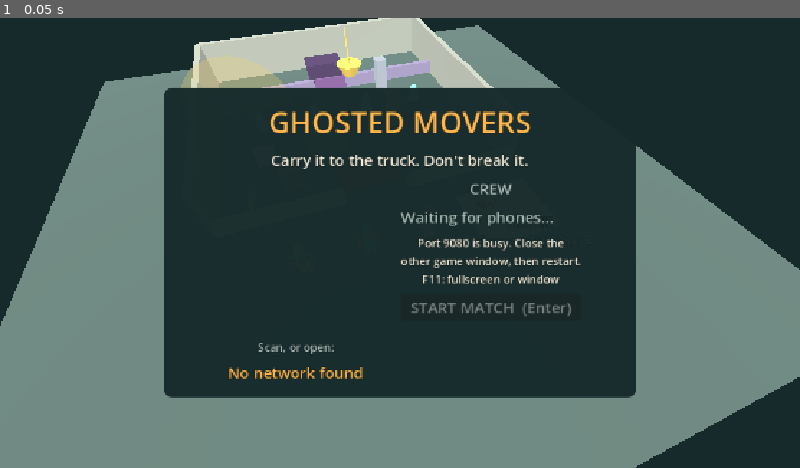
Above: before the commit, frame 1.
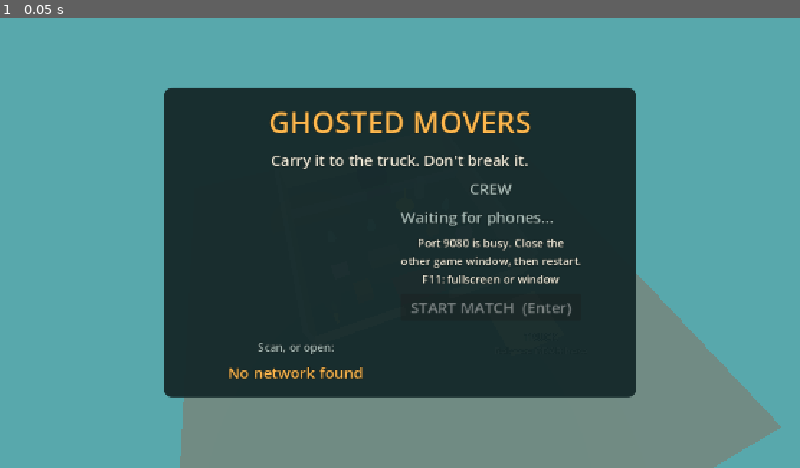
Above: after the commit, the same moment.

Repository: AtharvK-28/GameDevHack
Game: Godot game, scene res://Main.tscn
Two runs of this game, one before a commit and one after it. Both use one fixed random seed, a clock stepped at 60 frames per second and the inputs below.
Inputs:
- Up to frame 1 (0.05 s): no input

The runs differ from the first frame. In frame 1, 47% of the frame differs, in the area x 0-100%, y 0-100%.

Commit message:
Give the wisp the ghost model; hide unjoined movers in the lobby
The ghost model sits inside the wisp's body, so possession still hides
it. It animates moving, emerging, being exorcised and casting; gameplay
is unchanged. Bloom is on for its glow. Source files are in
assets/source/ghost/. The lobby no longer shows the four empty movers.

Diff:
--- /dev/null
+++ b/actors/ghost_model.gd
@@ -0,0 +1,245 @@
+class_name GhostModel
+extends Node3D
+## Drives an instanced ghost.glb: animations, face expressions (blend shapes),
+## the glowing body and aura shaders, the spec's 25–45% opacity shimmer and a trailing-particle wisp.
+## Put this on a Node3D inside GhostWisp.tscn and instance ghost.glb as its child.
+
+const ANIM_PREFIX := "ghost_"
+const LOOPING: Array[String] = ["idle", "move", "laugh", "stunned"]
+const EXPRESSIONS: Array[StringName] = [&"Laugh", &"Grin", &"Squint", &"Stunned"]
+const BODY_MATERIAL := "Ghost_Body"
+const AURA_MATERIAL := "Ghost_Aura"
+const MOVE_THRESHOLD := 0.3
+## Wisp speed (m/s) at which "move" plays at 1.0x. The spec's wisp moves at 7 m/s.
+const MOVE_ANIM_SPEED := 7.0
+const BLEND_TIME := 0.15
+## Where the trail emits from, near the tail tip (model space).
+const TRAIL_OFFSET := Vector3(0.45, -0.45, 0.0)
+
+@export var body_shader: Shader = preload("res://assets/shaders/ghost_body.gdshader")
+@export var aura_shader: Shader = preload("res://assets/shaders/ghost_aura.gdshader")
+## Overall tint for the glow: body core, rim and aura.
+@export var glow_colour := Color(0.4, 0.8, 1.0):
+	set(value):
+		glow_colour = value
+		_apply_glow_colour()
+@export_range(0.0, 1.0) var opacity_min := 0.25
+@export_range(0.0, 1.0) var opacity_max := 0.45
+## Shimmer cycles per second.
+@export var shimmer_speed := 1.2
+## How fast faces blend between expressions (per second).
+@export var expression_speed := 8.0
+@export var trail_enabled := true
+
+var _player: AnimationPlayer
+var _mesh: MeshInstance3D
+var _body_material: ShaderMaterial
+var _aura_material: ShaderMaterial
+var _trail: CPUParticles3D
+var _names := {}  # base name ("idle") -> imported animation name
+var _expression: StringName = &""
+var _action := ""
+var _action_timer := 0.0
+var _pending_stun := 0.0
+var _time := 0.0
+
+
+func _ready() -> void:
+	_player = find_children("*", "AnimationPlayer", true, false)[0]
+	_mesh = find_children("*", "MeshInstance3D", true, false)[0]
+	for anim_name in _player.get_animation_list():
+		var base := anim_name.trim_prefix(ANIM_PREFIX).trim_suffix("-loop").trim_suffix("_loop")
+		_names[base] = anim_name
+		if base in LOOPING:
+			_player.get_animation(anim_name).loop_mode = Animation.LOOP_LINEAR
+	_player.animation_finished.connect(_on_animation_finished)
+	_setup_materials()
+	if trail_enabled:
+		_make_trail()
+	_play("idle")
+
+
+func _process(delta: float) -> void:
+	_time += delta
+	if _body_material:
+		var wave := 0.5 + 0.5 * sin(_time * TAU * shimmer_speed) * cos(_time * TAU * shimmer_speed * 0.37)
+		_body_material.set_shader_parameter(&"opacity", lerpf(opacity_min, opacity_max, wave))
+	for shape in EXPRESSIONS:
+		var index := _mesh.find_blend_shape_by_name(shape)
+		if index < 0:
+			continue
+		var target := 1.0 if shape == _expression else 0.0
+		var value := _mesh.get_blend_shape_value(index)
+		_mesh.set_blend_shape_value(index, move_toward(value, target, expression_speed * delta))
+	if _action_timer > 0.0:
+		_action_timer -= delta
+		if _action_timer <= 0.0:
+			_end_action()
+
+
+#region Continuous state
+## Call every frame from the wisp while it is free (not possessing).
+func update_motion(velocity: Vector3, delta: float) -> void:
+	if _action != "" or not visible:
+		return
+	var flat := Vector3(velocity.x, 0.0, velocity.z)
+	var speed := flat.length()
+	if speed > MOVE_THRESHOLD:
+		rotation.y = lerp_angle(rotation.y, atan2(flat.x, flat.z), 1.0 - exp(-10.0 * delta))
+		_play("move", clampf(speed / MOVE_ANIM_SPEED, 0.6, 1.6))
+		_expression = &"Grin"
+	else:
+		_play("idle")
+		_expression = &""
+
+
+func is_busy() -> bool:
+	return _action != ""
+#endregion
+
+
+#region Ghost actions
+## Dives into the prop (0.5 s), then hides. Show again with play_emerge() or play_exorcised().
+func play_possess() -> void:
+	_start_action("possess", &"Squint")
+
+
+## Leaving a prop: pops out with an overshoot (0.5 s).
+func play_emerge() -> void:
+	visible = true
+	_start_action("emerge", &"Grin")
+
+
+## Haunting, Curse or a prop action button (0.8 s).
+func play_cast() -> void:
+	_start_action("cast", &"Grin")
+
+
+## Cackle, e.g. after something shatters.
+func play_laugh(seconds := 1.5) -> void:
+	_start_action("laugh", &"Laugh", seconds)
+
+
+## Waves a claw at the movers (1 s).
+func play_taunt() -> void:
+	_start_action("taunt", &"Grin")
+
+
+## Flashlight exorcism: blasted out of the prop (0.6 s), then dizzy until stun_seconds have passed.
+func play_exorcised(stun_seconds := 1.0) -> void:
+	visible = true
+	_pending_stun = maxf(stun_seconds - _length("ejected"), 0.1)
+	_start_action("ejected", &"Stunned")
+#endregion
+
+
+func _start_action(base: String, expression: StringName, seconds := 0.0) -> void:
+	if not _names.has(base):
+		return
+	_action = base
+	_expression = expression
+	_action_timer = seconds
+	_player.speed_scale = 1.0
+	if _player.current_animation == _names[base]:
+		_player.stop()
+	_player.play(_names[base], BLEND_TIME)
+	if _trail:
+		_trail.emitting = base != "possess"
+
+
+func _end_action() -> void:
+	_action = ""
+	_action_timer = 0.0
+	_expression = &""
+	_play("idle")
+
+
+func _on_animation_finished(_anim_name: StringName) -> void:
+	match _action:
+		"possess":
+			_action = ""
+			visible = false
+		"ejected":
+			_start_action("stunned", &"Stunned", _pending_stun)
+		"":
+			pass
+		_:
+			if _action_timer <= 0.0:
+				_end_action()
+
+
+func _play(base: String, speed_scale := 1.0) -> void:
+	var anim_name: String = _names.get(base, "")
+	if anim_name == "":
+		return
+	if _player.current_animation != anim_name:
+		_player.play(anim_name, BLEND_TIME)
+	_player.speed_scale = speed_scale
+	if _trail:
+		_trail.emitting = true
+
+
+func _length(base: String) -> float:
+	return _player.get_animation(_names[base]).length if _names.has(base) else 0.0
+
+
+## Swaps the imported body and aura materials for the glow shaders.
+func _setup_materials() -> void:
+	for i in _mesh.mesh.get_surface_count():
+		var source := _mesh.mesh.surface_get_material(i)
+		if source == null:
+			continue
+		if source.resource_name == BODY_MATERIAL:
+			_body_material = ShaderMaterial.new()
+			_body_material.shader = body_shader
+			_mesh.set_surface_override_material(i, _body_material)
+		elif source.resource_name == AURA_MATERIAL:
+			_aura_material = ShaderMaterial.new()
+			_aura_material.shader = aura_shader
+			_mesh.set_surface_override_material(i, _aura_material)
+	_apply_glow_colour()
+
+
+func _apply_glow_colour() -> void:
+	if _body_material:
+		_body_material.set_shader_parameter(&"core_colour", glow_colour.darkened(0.1))
+		_body_material.set_shader_parameter(&"rim_colour", glow_colour.lerp(Color.WHITE, 0.6))
+	if _aura_material:
+		_aura_material.set_shader_parameter(&"glow_colour", glow_colour)
+
+
+func _make_trail() -> void:
+	_trail = CPUParticles3D.new()
+	_trail.amount = 24
+	_trail.lifetime = 0.8
+	_trail.local_coords = false
+	_trail.position = TRAIL_OFFSET
+	_trail.emission_shape = CPUParticles3D.EMISSION_SHAPE_SPHERE
+	_trail.emission_sphere_radius = 0.15
+	_trail.direction = Vector3.DOWN
+	_trail.spread = 35.0
+	_trail.initial_velocity_min = 0.1
+	_trail.initial_velocity_max = 0.3
+	_trail.gravity = Vector3(0.0, 0.25, 0.0)
+	_trail.scale_amount_min = 0.6
+	var shrink := Curve.new()
+	shrink.add_point(Vector2(0.0, 1.0))
+	shrink.add_point(Vector2(1.0, 0.0))
+	_trail.scale_amount_curve = shrink
+	var fade := Gradient.new()
+	fade.set_color(0, Color(0.7, 0.95, 1.0, 0.6))
+	fade.set_color(1, Color(0.6, 0.5, 1.0, 0.0))
+	_trail.color_ramp = fade
+	var material := StandardMaterial3D.new()
+	material.shading_mode = BaseMaterial3D.SHADING_MODE_UNSHADED
+	material.transparency = BaseMaterial3D.TRANSPARENCY_ALPHA
+	material.blend_mode = BaseMaterial3D.BLEND_MODE_ADD
+	material.vertex_color_use_as_albedo = true
+	var sphere := SphereMesh.new()
+	sphere.radius = 0.05
+	sphere.height = 0.1
+	sphere.radial_segments = 8
+	sphere.rings = 4
+	sphere.material = material
+	_trail.mesh = sphere
+	add_child(_trail)
--- a/actors/ghost_wisp.gd
+++ b/actors/ghost_wisp.gd
@@ -15,7 +15,8 @@
 var lockout_left: float = 0.0
 var hauntings: Array[Haunting] = []
 var shimmer_time: float = 0.0
-var body_mesh := MeshInstance3D.new()
+var body_mesh := MeshInstance3D.new() # Holds the ghost model; hidden while possessing.
+var model: GhostModel
 var material := StandardMaterial3D.new()
 var demo_rules: bool = false # Archived harnesses retain all five furniture actions and slime.
 var mover_count: int = 1
@@ -134,6 +135,7 @@
 	position = Vector3(at.x, Balance.WISP_HEIGHT, at.z)
 	_clamp_to_bounds()
 	body_mesh.show()
+	model.play_emerge()
 
 
 func exorcised_from(prop: Possessable) -> void:
@@ -142,6 +144,7 @@
 	leave()
 	freeze_left = Balance.EXORCISE_FREEZE
 	lockout_left = Balance.POSSESS_LOCKOUT
+	model.play_exorcised(Balance.EXORCISE_FREEZE)
 	print("Ghost exorcised: frozen for %.0f s, no possessing for %.0f s" % [Balance.EXORCISE_FREEZE, Balance.POSSESS_LOCKOUT])
 	exorcised.emit(slot)
 
@@ -192,6 +195,7 @@
 		return
 	energy -= hauntings[index].cost
 	hauntings[index].trigger(self)
+	model.play_cast()
 	if demo_rules:
 		shared_lock_left = Balance.HAUNT_SHARED_LOCK
 
@@ -227,6 +231,7 @@
 		return
 	energy -= Balance.CURSE_COST
 	curse_target.curse()
+	model.play_cast()
 	curse_cooldown_left = Balance.CURSE_COOLDOWN
 	shared_lock_left = Balance.HAUNT_SHARED_LOCK
 	_update_curse_target()
@@ -303,6 +308,8 @@
 	var colour: Color = Balance.WISP_FROZEN_COLOUR if is_frozen() else Balance.WISP_COLOUR
 	material.albedo_color = Color(colour, lerpf(Balance.WISP_ALPHA_MIN, Balance.WISP_ALPHA_MAX, 0.5 + 0.5 * wave))
 	body_mesh.position.y = wave * Balance.WISP_BOB_HEIGHT
+	if not is_instance_valid(possessing) and not is_frozen():
+		model.update_motion(Vector3(stick.x, 0.0, stick.y) * Balance.WISP_SPEED, delta)
 
 
 func _clamp_to_bounds() -> void:
@@ -312,10 +319,13 @@
 
 
 func _build_body() -> void:
-	var egg := SphereMesh.new()
-	egg.radius = Balance.WISP_RADIUS
-	egg.height = Balance.WISP_BODY_HEIGHT
-	body_mesh.mesh = egg
+	# The ghost model (assets/source/ghost/GHOST_GUIDE.md) shimmers 25–45% itself; the material below only
+	# tracks that shimmer for the checks.
+	model = GhostModel.new()
+	model.add_child(load(Balance.GHOST_MODEL_PATH).instantiate())
+	body_mesh.add_child(model)
+	for part: MeshInstance3D in model.find_children("*", "MeshInstance3D", true, false):
+		part.cast_shadow = GeometryInstance3D.SHADOW_CASTING_SETTING_OFF # A shadow would give the wisp away.
 	material.shading_mode = BaseMaterial3D.SHADING_MODE_UNSHADED
 	material.transparency = BaseMaterial3D.TRANSPARENCY_ALPHA
 	body_mesh.material_override = material
--- /dev/null
+++ b/assets/shaders/ghost_aura.gdshader
@@ -0,0 +1,20 @@
+shader_type spatial;
+// Soft glow halo on the ghost's inflated aura shell. Additive, so it glows even without
+// WorldEnvironment bloom. Brightest just outside the body's outline and zero over the face.
+render_mode blend_add, unshaded, depth_draw_never, cull_back, shadows_disabled;
+
+uniform vec4 glow_colour : source_color = vec4(0.4, 0.8, 1.0, 1.0);
+uniform float intensity : hint_range(0.0, 4.0) = 0.9;
+uniform float tail_fade : hint_range(0.01, 1.0) = 0.4;
+uniform float pulse_speed = 0.8;
+uniform float pulse_amount : hint_range(0.0, 1.0) = 0.25;
+
+void fragment() {
+	float facing = clamp(dot(NORMAL, VIEW), 0.0, 1.0);
+	float halo = 4.0 * facing * (1.0 - facing);
+	halo *= halo;
+	float fade = smoothstep(0.0, tail_fade, UV.y);
+	float pulse = 1.0 - pulse_amount + pulse_amount * (0.5 + 0.5 * sin(TIME * TAU * pulse_speed));
+	ALBEDO = glow_colour.rgb;
+	ALPHA = clamp(halo * fade * pulse * intensity, 0.0, 1.0);
+}
--- /dev/null
+++ b/assets/shaders/ghost_body.gdshader
@@ -0,0 +1,28 @@
+shader_type spatial;
+// Ghost body: see-through blue core, glowing cyan rim, drifting shimmer and a tail that fades out.
+// UV.y runs from the tail tip (0) to the top of the head (1).
+render_mode blend_mix, depth_draw_always, cull_back, specular_disabled, shadows_disabled;
+
+uniform vec4 core_colour : source_color = vec4(0.35, 0.68, 1.0, 1.0);
+uniform vec4 rim_colour : source_color = vec4(0.72, 0.96, 1.0, 1.0);
+// Base opacity of the body. GhostModel animates this between 0.25 and 0.45.
+uniform float opacity : hint_range(0.0, 1.0) = 0.35;
+uniform float rim_power : hint_range(0.5, 8.0) = 2.2;
+uniform float rim_opacity : hint_range(0.0, 1.0) = 0.55;
+uniform float glow_energy : hint_range(0.0, 8.0) = 1.4;
+uniform float rim_glow : hint_range(0.0, 8.0) = 2.4;
+// Portion of the height, from the tail tip up, that fades to nothing.
+uniform float tail_fade : hint_range(0.01, 1.0) = 0.32;
+uniform float swirl_speed = 1.6;
+uniform float swirl_amount : hint_range(0.0, 1.0) = 0.18;
+
+void fragment() {
+	float facing = clamp(dot(NORMAL, VIEW), 0.0, 1.0);
+	float rim = pow(1.0 - facing, rim_power);
+	float swirl = 0.5 + 0.5 * sin(UV.y * 22.0 - TIME * swirl_speed + sin(UV.x * 9.0 + TIME * 0.7) * 1.5);
+	float fade = smoothstep(0.0, tail_fade, UV.y);
+	vec3 colour = mix(core_colour.rgb, rim_colour.rgb, rim);
+	ALBEDO = colour * 0.25;
+	EMISSION = colour * (glow_energy + rim * rim_glow) * (1.0 - swirl_amount + swirl_amount * swirl);
+	ALPHA = clamp((opacity + rim * rim_opacity) * fade, 0.0, 1.0);
+}
--- a/autoload/Balance.gd
+++ b/autoload/Balance.gd
@@ -119,6 +119,7 @@
 const EXORCISE_TIME: float = 1.5 # Seconds a possessed prop must stay in the beam.
 
 # --- Ghost settings ---
+const GHOST_MODEL_PATH: String = "res://assets/models/ghost/ghost.glb"
 const WISP_SPEED: float = 7.0 # Metres per second; the wisp passes through walls.
 const WISP_HEIGHT: float = 1.2 # Metres above the floor.
 const WISP_RADIUS: float = 0.35
--- a/main.gd
+++ b/main.gd
@@ -179,10 +179,10 @@
 
 
 func reset_for_lobby() -> void:
-	# Between matches: no ghost, and every mover back at the truck.
+	# Between matches: no ghost and no movers on the board; players appear when a round starts.
 	_remove_ghost()
 	for mover: CharacterBody3D in movers:
-		mover.reset_for_round(_spawn_point(mover.slot), true)
+		mover.reset_for_round(_spawn_point(mover.slot), false)
 	camera.snap()
 
 
@@ -244,6 +244,7 @@
 	environment.environment.background_color = Color("162a2b")
 	environment.environment.ambient_light_source = Environment.AMBIENT_SOURCE_COLOR
 	environment.environment.ambient_light_color = Color.WHITE
+	environment.environment.glow_enabled = true # Bloom on the ghost's glow, as the art direction asks.
 	add_child(environment)
 
 
Not shown, added: actors/ghost_model.gd.uid
Binary file added: assets/models/ghost/ghost.glb
Not shown, added: assets/models/ghost/ghost.glb.import
Not shown, added: assets/shaders/ghost_aura.gdshader.uid
Not shown, added: assets/shaders/ghost_body.gdshader.uid
Not shown, added: assets/source/ghost/.gdignore
Binary file added: assets/source/ghost/ghost_anim_sheet.png
Binary file added: assets/source/ghost/ghost_in_godot.png
Binary file added: assets/source/ghost/ghost_preview.png
Not shown, added: assets/source/ghost/GHOST_GUIDE.md
Not shown, added: assets/source/ghost/ghost.blend
